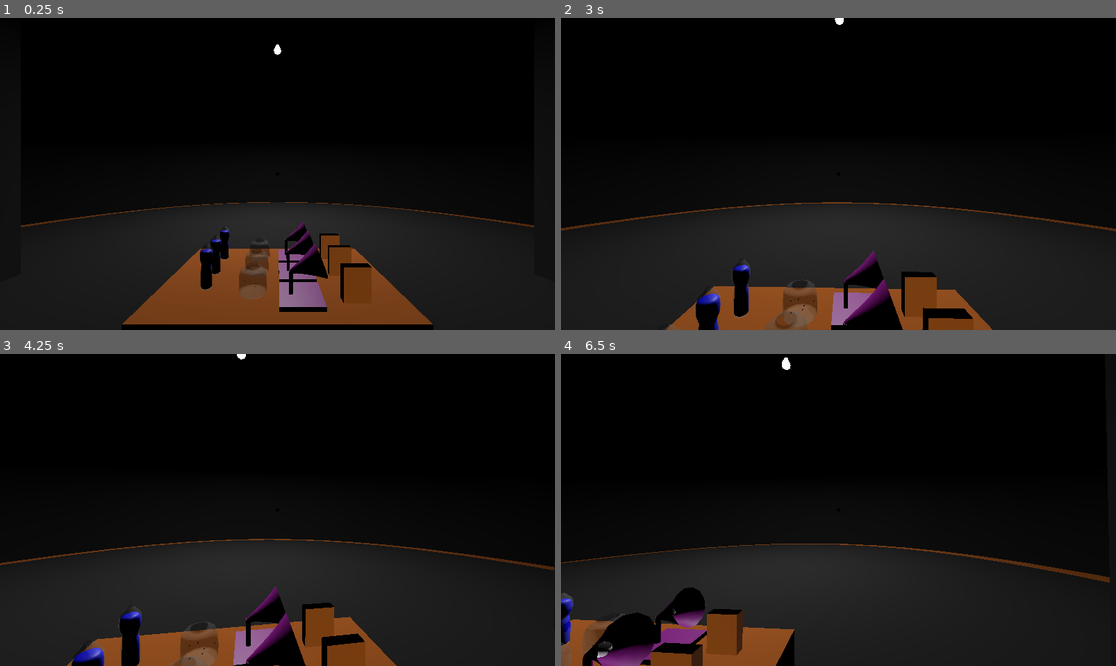
Above: before the commit, frames 1-4 (two rows, left to right).
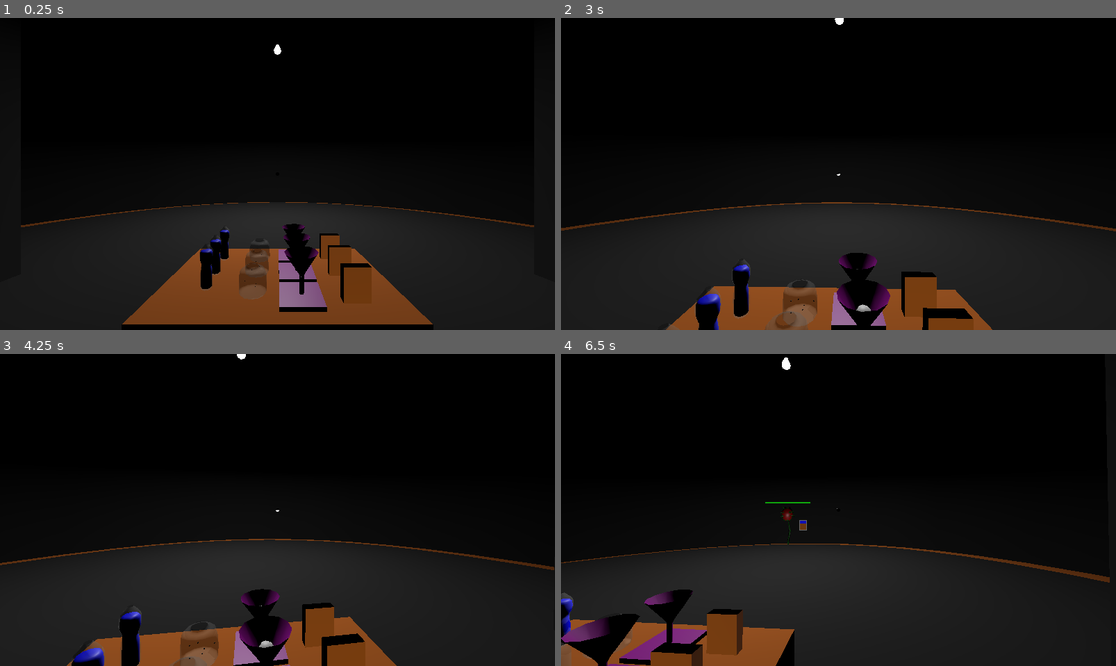
Above: after the commit, the same moments.

Repository: WildcatGameStudios/ScaryHouse
Game: Godot game, scene res://scenes/levels/water_plants/level.tscn
Same seed, same stepped clock (60 frames per second), same inputs: the game is played once before the commit and once after it. This scene is started directly instead of the project's main scene.
Inputs (mouse positions are in pixels of both pictures, inside the frame that each line leads up to):
- Up to frame 1 (0.25 s): no input
- Up to frame 2 (3 s): tap Enter at 0.5, 2.75 s; move the mouse to (866, 174) at 0.52 s; hold W (move_forward) from 0.53 s (still down); tap E (e) at 0.6 s; tap Space (jump) at 0.77, 1.52, 2 s; tap Q (q) at 0.8, 1.35 s; move the mouse to (810, 174) at 1.27 s; tap R (r) at 1.55, 2.1 s; move the mouse to (849, 167) at 2.02 s; hold Shift (run) 2.03-2.78 s; move the mouse to (832, 180) at 2.77 s; tap Shift (run) at 2.85 s
- Up to frame 3 (4.25 s): keep holding W (move_forward); tap Space (jump) at 3.02, 3.5, 3.77 s; tap E (e) at 3.05 s; move the mouse to (316, 513) at 3.52 s; tap S (Shine_middle) at 3.6 s; tap Q (q) at 3.8 s
- Up to frame 4 (6.5 s): tap Enter at 4.25 s; move the mouse to (794, 506) at 4.27 s; tap E (e) at 4.35, 6.05 s; tap Space (jump) at 4.52, 5, 6.02 s; tap R (r) at 4.55 s; move the mouse to (844, 510) at 5.02 s; hold Shift (run) 5.03-5.78 s; right-click (844, 510) at 5.1 s; move the mouse to (816, 503) at 5.77 s; release W (move_forward) at 5.78 s; hold D (Shine_right) from 5.78 s (still down); click (816, 503) at 5.85 s

The runs differ from the first frame. In frame 1, 0.7% of the frame differs, in the area x 9-91%, y 59-90%; in frame 2, 1.5%; in frame 3, 1.5%; in frame 4, 2.6%, in the area x 0-91%, y 3-100%.

Commit message:
touch ups on water plants

Diff:
--- a/project.godot
+++ b/project.godot
@@ -11,7 +11,7 @@
 [application]
 
 config/name="Scary House"
-run/main_scene="uid://cefsh68ong0rg"
+run/main_scene="uid://t47rtwtrhnr6"
 config/features=PackedStringArray("4.4", "Forward Plus")
 config/icon="res://icon.svg"
 
@@ -23,6 +23,10 @@
 [dotnet]
 
 project/assembly_name="Scary House"
+
+[editor_plugins]
+
+enabled=PackedStringArray("res://addons/set_editor_position/plugin.cfg")
 
 [global_group]
 
--- a/scenes/levels/water_plants/fertilizer.tscn
+++ b/scenes/levels/water_plants/fertilizer.tscn
@@ -15,3 +15,7 @@
 
 [node name="fertilizer" parent="." instance=ExtResource("1_ga35b")]
 transform = Transform3D(0.2, 0, 0, 0, 0.2, 0, 0, 0, 0.2, 0, 0, 0)
+
+[node name="Timer" type="Timer" parent="."]
+wait_time = 2.0
+one_shot = true
--- a/scenes/levels/water_plants/flies.tscn
+++ b/scenes/levels/water_plants/flies.tscn
@@ -15,3 +15,7 @@
 
 [node name="flies" parent="." instance=ExtResource("1_qubg6")]
 transform = Transform3D(0.4, 0, 0, 0, 0.4, 0, 0, 0, 0.4, 0, 0, 0)
+
+[node name="Timer" type="Timer" parent="."]
+wait_time = 2.0
+one_shot = true
--- a/scenes/levels/water_plants/level.tscn
+++ b/scenes/levels/water_plants/level.tscn
@@ -116,7 +116,7 @@
 material = SubResource("StandardMaterial3D_aswn4")
 
 [node name="player" parent="." instance=ExtResource("2_1enwu")]
-transform = Transform3D(1, 0, 0, 0, 1, 0, 0, 0, 1, 0, 1.46559, 3.95678)
+transform = Transform3D(1, 0, 0, 0, 1, 0, 0, 0, 1, 0, 0.15, 3.957)
 
 [node name="RayCast3D2" type="RayCast3D" parent="player/head/Camera3D" index="0"]
 target_position = Vector3(0, 0, -3)
@@ -244,27 +244,34 @@
 
 [node name="Plant1" parent="plants" instance=ExtResource("2_y3sin")]
 transform = Transform3D(0.173648, 0, 0.984808, 0, 1, 0, -0.984808, 0, 0.173648, -10.833, -3.25, -1.91)
+time_to_activate = 60.0
 
 [node name="Plant2" parent="plants" instance=ExtResource("2_y3sin")]
 transform = Transform3D(0.543174, 0, 0.83962, 0, 1, 0, -0.83962, 0, 0.543174, -9.24, -3.25, -5.968)
+time_to_activate = 40.0
 
 [node name="Plant3" parent="plants" instance=ExtResource("2_y3sin")]
 transform = Transform3D(0.826098, 0, 0.563526, 0, 1, 0, -0.563526, 0, 0.826098, -6.197, -3.25, -9.089)
+time_to_activate = 20.0
 
 [node name="Plant4" parent="plants" instance=ExtResource("2_y3sin")]
 transform = Transform3D(0.980271, 0, 0.197657, 0, 1, 0, -0.197657, 0, 0.980271, -2.18, -3.25, -10.782)
+start_dying_chance = 1.0
 
 [node name="Plant5" parent="plants" instance=ExtResource("2_y3sin")]
 transform = Transform3D(0.980271, 0, -0.197657, 0, 1, 0, 0.197657, 0, 0.980271, 2.18, -3.25, -10.782)
 
 [node name="Plant6" parent="plants" instance=ExtResource("2_y3sin")]
 transform = Transform3D(0.826098, 0, -0.563526, 0, 1, 0, 0.563526, 0, 0.826098, 6.197, -3.25, -9.089)
+time_to_activate = 20.0
 
 [node name="Plant7" parent="plants" instance=ExtResource("2_y3sin")]
 transform = Transform3D(0.543174, 0, -0.83962, 0, 1, 0, 0.83962, 0, 0.543174, 9.24, -3.25, -5.968)
+time_to_activate = 40.0
 
 [node name="Plant8" parent="plants" instance=ExtResource("2_y3sin")]
 transform = Transform3D(0.173648, 0, -0.984808, 0, 1, 0, 0.984808, 0, 0.173648, 10.833, -3.25, -1.91)
+time_to_activate = 60.0
 
 [node name="CSGBox3D2" type="CSGBox3D" parent="."]
 transform = Transform3D(1, 0, 0, 0, 1, 0, 0, 0, 1, 9.5, 4.5, 0.5)
--- a/scenes/levels/water_plants/light.tscn
+++ b/scenes/levels/water_plants/light.tscn
@@ -15,6 +15,10 @@
 [node name="light" parent="." instance=ExtResource("1_0miyu")]
 transform = Transform3D(0.25, 0, 0, 0, 0.25, 0, 0, 0, 0.25, 0, 0, 0)
 
+[node name="Timer" type="Timer" parent="."]
+wait_time = 2.0
+one_shot = true
+
 [node name="SpotLight3D" type="SpotLight3D" parent="."]
-transform = Transform3D(-4.37114e-08, -0.258819, -0.965926, 0, 0.965926, -0.258819, 1, -1.13133e-08, -4.2222e-08, 0.128543, 0.138949, 0)
-visible = false
+transform = Transform3D(1, 0, 0, 0, -4.37114e-08, -1, 0, 1, -4.37114e-08, -0.0101924, 0.173537, 0)
+light_energy = 16.0
--- a/scenes/levels/water_plants/plant.tscn
+++ b/scenes/levels/water_plants/plant.tscn
@@ -5,6 +5,7 @@
 [ext_resource type="PackedScene" uid="uid://ck333jspb32xv" path="res://art/models/water_plants/plant1.glb" id="3_gq4vk"]
 
 [sub_resource type="StandardMaterial3D" id="StandardMaterial3D_gq4vk"]
+resource_local_to_scene = true
 albedo_color = Color(0, 1, 0, 1)
 
 [sub_resource type="StandardMaterial3D" id="StandardMaterial3D_r6rwh"]
@@ -35,3 +36,5 @@
 use_collision = true
 size = Vector3(3, 3, 1)
 material = SubResource("StandardMaterial3D_r6rwh")
+
+[node name="items" type="Node" parent="."]
--- /dev/null
+++ b/scenes/levels/water_plants/timer.gd
@@ -0,0 +1 @@
+extends Timer
--- a/scenes/levels/water_plants/water.tscn
+++ b/scenes/levels/water_plants/water.tscn
@@ -14,3 +14,7 @@
 
 [node name="water" parent="." instance=ExtResource("1_0oa5i")]
 transform = Transform3D(0.1, 0, 0, 0, 0.1, 0, 0, 0, 0.1, 0, -0.1, 0)
+
+[node name="Timer" type="Timer" parent="."]
+wait_time = 2.0
+one_shot = true
--- a/scripts/levels/water_plants/level.gd
+++ b/scripts/levels/water_plants/level.gd
@@ -4,18 +4,26 @@
 var orig_walk_speed: int
 var orig_run_speed: int
 var speed_effect: float = .2 # higher means holding items affects speed more
+var item_use_timer = 2
 @onready var items: Node = $items
 @onready var plants: Node = $plants
 @onready var ray_cast_3d: RayCast3D = $player/head/Camera3D/RayCast3D
-@onready var finish_timer = 180 # time to end level in seconds
+@onready var finish_timer = 120 # time to end level in seconds
 var finished = false
+var total_level_time = 90 # time for entire level in seconds
+var time_after_completion = 5 # time in seconds to stay in level before returning to menu
+var first_time = true
 
 func _ready() -> void:
 	orig_walk_speed = player.walk_speed
 	orig_run_speed = player.run_speed
 
 func _process(delta: float) -> void:
-	if not finished:
+	if finished:
+		time_after_completion -= delta
+		if time_after_completion <= 0:
+			get_tree().change_scene_to_file("res://scenes/general/main_menu.tscn")
+	else:
 		if finish_timer <= 0:
 			plants.queue_free()
 			finished = true
@@ -33,21 +41,16 @@
 				var found = false
 				for i in player.head.get_child(3).get_children(): # for each held item
 					if found:
-						i.position.x += .5 # move down all items above
+						i.position.x += .5 # slide all other items
 					elif collider.get_parent().needs.back() == i.get_meta("item_type"): # if plant top need is an item the player is holding
 						collider.get_parent().remove_need() # remove from player's hand to add to items
 						player.head.get_child(3).remove_child(i)
-						items.add_child(i)
-						match i.get_meta("item_type"): # position to return to
-							0: # water
-								i.position = Vector3(-.9,.8,int(i.name) * .5)
-							1: # flies
-								i.position = Vector3(-.3,.65,int(i.name) * .5)
-							2: # light
-								i.position = Vector3(.3,.79,int(i.name) * .5)
-							3: # fertilizer
-								i.position = Vector3(.9,.7,int(i.name) * .5)
-						i.use_collision = true
+						collider.get_parent().get_child(5).add_child(i)
+						i.position = i.get_parent().get_parent().position + Vector3(0,4,0)
+						i.rotation.x = PI
+						if i.get_meta("item_type") == 2:
+							i.get_child(2).visible = true
+						i.get_child(1).start()
 						found = true
 						player.walk_speed = orig_walk_speed / (player.head.get_child(3).get_children().size() * speed_effect + 1)
 						player.run_speed = orig_run_speed / (player.head.get_child(3).get_children().size() * speed_effect + 1)
--- a/scripts/levels/water_plants/plant.gd
+++ b/scripts/levels/water_plants/plant.gd
@@ -12,8 +12,9 @@
 @export var time_between_dying_rolls: float = 5 # while active, time between rolls to start dying
 var dying_rolls_timer: float = time_between_dying_rolls
 @export var start_dying_chance: float = .1 # chance to start dying every time_between_chance_rolls
-@export var time_to_die: float = 30 # amount of time until the plant dies after being activated
+@export var time_to_die: float = 60 # amount of time until the plant dies after being activated
 var death_timer: float = time_to_die
+@onready var items: Node = $items
 
 @export var stop_adding_needs_chance: float = .6 # chance to stop adding needs after every time a need is added
 @export var max_needs: int = 4 # max number of needs
@@ -40,6 +41,7 @@
 	dying_rolls_timer = time_between_dying_rolls
 
 func enter_dying() -> void:
+	start_dying_chance = .1
 	needs.append(randi_range(0,3)) # at least 1 need
 	while randf() < stop_adding_needs_chance and needs.size() < max_needs: # generate needs
 		needs.append(randi_range(0,3))
@@ -76,12 +78,32 @@
 		health_bar.material.albedo_color = Color(1,2 * death_timer / time_to_die,0)
 	health_bar.size.x = 3 * death_timer / time_to_die
 
+	if death_timer <= 0:
+		get_tree().reload_current_scene()
+
+	if items.get_children().size() > 0 and items.get_child(0).get_child(1).time_left <= 0:
+		var item = items.get_child(0)
+		items.remove_child(item)
+		get_parent().get_parent().items.add_child(item)
+		match item.get_meta("item_type"): # position to return to
+			0: # water
+				item.position = Vector3(-.9,.8,int(item.name) * .5)
+			1: # flies
+				item.position = Vector3(-.3,.65,int(item.name) * .5)
+			2: # light
+				item.position = Vector3(.3,.79,int(item.name) * .5)
+				item.get_child(2).visible = false
+			3: # fertilizer
+				item.position = Vector3(.9,.7,int(item.name) * .5)
+		item.use_collision = true
+		item.rotation.x = 0
+
 func exit_dying() -> void:
 	death_timer = time_to_die
 	velocity = 0
 
 func remove_need() -> void:
-	get_child(needs.size() + 4).queue_free()
+	get_child(needs.size() + 5).queue_free()
 	needs.pop_back()
 	needs_list.size.y -= .2
 	needs_list.position.y -= .1
--- a/scripts/levels/water_plants/plant_sm.gd
+++ b/scripts/levels/water_plants/plant_sm.gd
@@ -42,7 +42,7 @@
 				else:
 					parent.dying_rolls_timer = parent.time_between_dying_rolls
 		"dying":
-			if parent.needs == []: # needs fulfilled
+			if parent.needs == [] and parent.items.get_children().size() == 0: # needs fulfilled
 				set_state("active")
 
 func enter_state(new_state, old_state) :
Binary file changed: art/models/water_plants/light.glb
Not shown, added: scenes/levels/water_plants/timer.gd.uid
